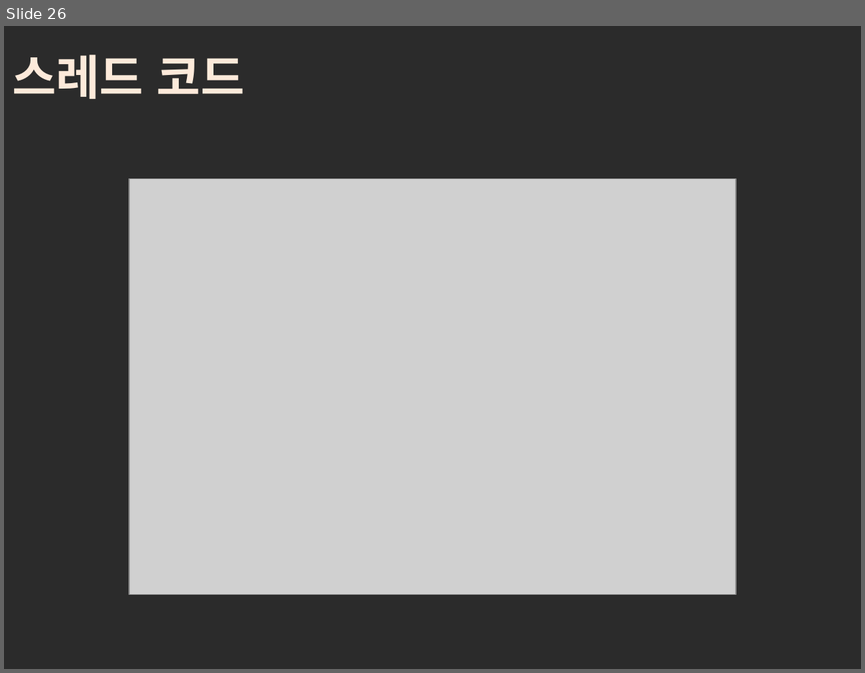
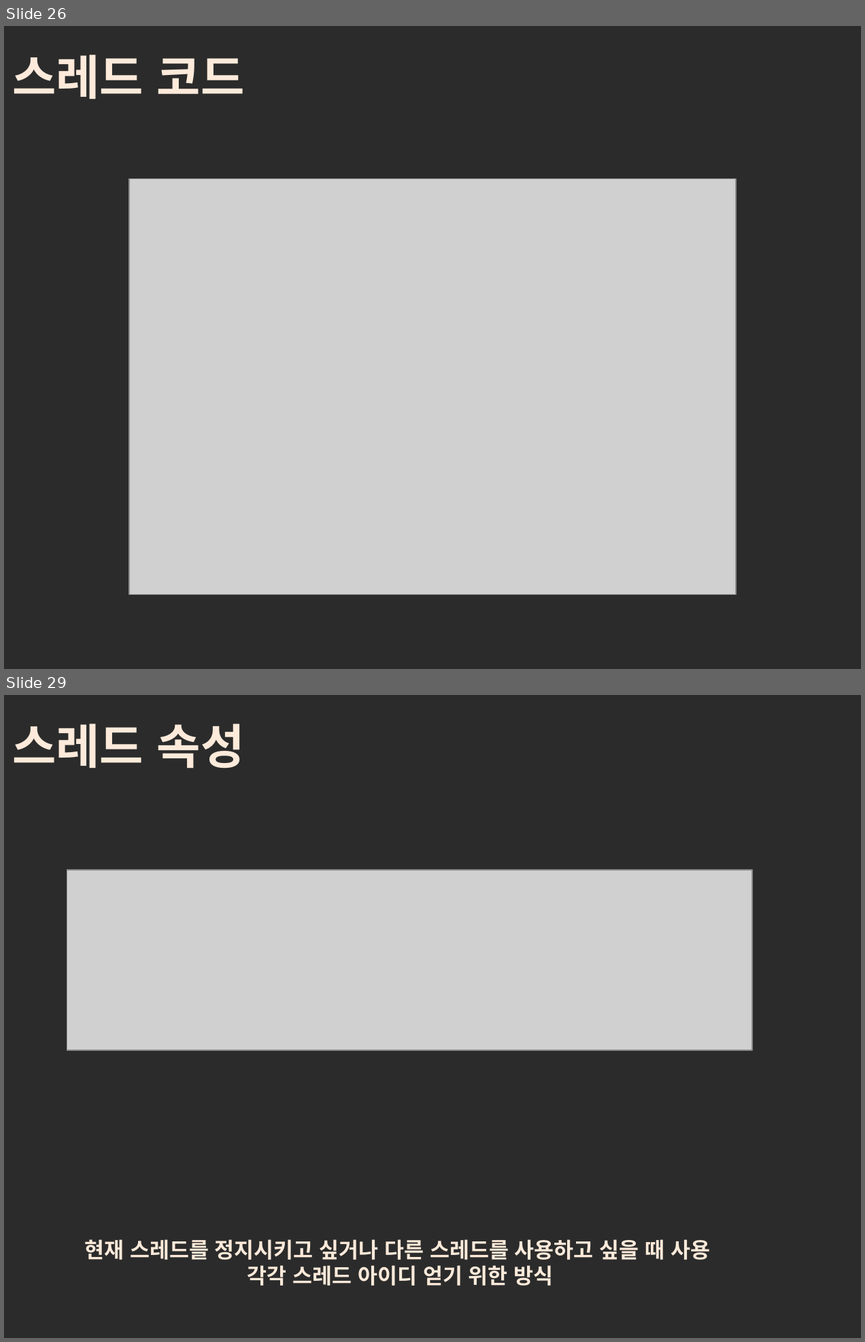
Before and after one commit to kimhyesuu/CSharp-Equipment-control-Study, a slide deck: Socket/PPT/Winform_Tcp_Sample.pptx. Shown one above the other, each under a label of ours: slide 26 before the commit, slides 26 and 29 after it; the slides between them are not shown. The pictures are 865x673 and 865x1342 pixels, drawn with LibreOffice and Linux fonts; fonts in the diff are those of the drawing; grey boxes stand for pictures; background and template pictures are left out; a plain dark background stands for a picture behind light text. Boxes give left, top, right and bottom in pixels: in the first picture for what was removed or moved away, otherwise in the second. Text is boxed around its words. In the diff, an @@ line names an element or a change of style, - is before the commit and + after.

Commit message:
update

```diff
--- a/Socket/PPT/Winform_Tcp_Sample.pptx
+++ b/Socket/PPT/Winform_Tcp_Sample.pptx
@@ slide 29 added at (4,695,861,1338), background picture (left out) @@
@@ title added at (12,724,245,768), 40 pt, text #FDEADA, bold @@
+스레드 속성
@@ picture added at (67,870,752,1050) @@
@@ text added at (85,1239,710,1285), 18 pt, text #FDEADA, bold @@
+현재 스레드를 정지시키고 싶거나 다른 스레드를 사용하고 싶을 때 사용
+각각 스레드 아이디 얻기 위한 방식
```
Also in this commit, not shown: 6 other slides added.
